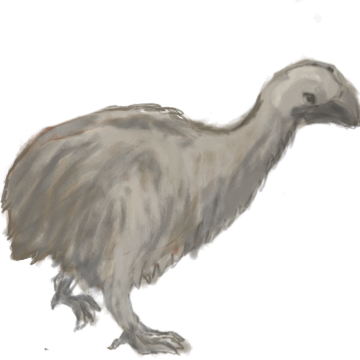
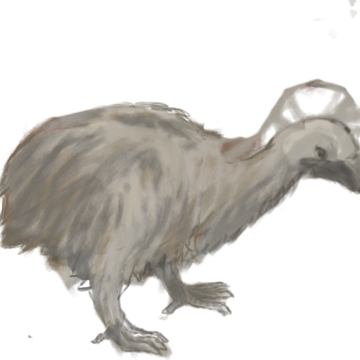
Comparing the layer stacks of the two (360, 360) images. Changes:
added group "Frame2" (1st of 2, in "Eat") with 14 layers in group "Eat" over (0, 0, 360, 360)
added layer "Copy of Paint Layer 3" (1st of 27, in "Eat" › "Frame2") in group "Frame2" over (0, 0, 360, 360)
added layer "Copy of Paint Layer 3" (2nd of 27, in "Eat" › "Frame2") in group "Frame2" over (0, 64, 360, 360)
added layer "Copy of Paint Layer 3" (3rd of 27, in "Eat" › "Frame2") in group "Frame2" over (0, 0, 360, 360)
added layer "Copy of Paint Layer 3" (4th of 27, in "Eat" › "Frame2") in group "Frame2" over (125, 64, 360, 320)
added layer "Copy of Paint Layer 3" (5th of 27, in "Eat" › "Frame2") in group "Frame2" over (128, 0, 360, 256)
added layer "Copy of Paint Layer 3" (6th of 27, in "Eat" › "Frame2") in group "Frame2" over (128, 0, 360, 256)
added layer "Copy of Paint Layer 3" (7th of 27, in "Eat" › "Frame2") in group "Frame2" over (0, 0, 360, 360)
added layer "Copy of Paint Layer 3" (8th of 27, in "Eat" › "Frame2") in group "Frame2" over (128, 64, 360, 320)
added layer "03_sketch" (2nd of 4, in "Eat" › "Frame2") in group "Frame2" over (0, 0, 360, 360)
moved "Copy of Paint Layer 3" (9th of 27, in "Eat" › "Frame1") into group "Frame1", painted on it over (0, 0, 360, 360)
moved "Copy of Paint Layer 3" (10th of 27, in "Eat" › "Frame1") into group "Frame1", painted on it over (0, 0, 360, 360)
moved "Copy of Paint Layer 3" (11th of 27, in "Eat" › "Frame1") into group "Frame1" over (0, 0, 360, 360)
moved "Copy of Paint Layer 3" (12th of 27, in "Eat" › "Frame1") into group "Frame1", painted on it over (64, 0, 360, 320)
moved "Paint Layer 5" (3rd of 4, in "Eat" › "Frame1") into group "Frame1" over (0, 0, 360, 320)
moved "Copy of Paint Layer 3" (13th of 27, in "Eat" › "Frame1") into group "Frame1" over (0, 0, 360, 360)
moved "03_sketch" (3rd of 4, in "Eat" › "Frame1") into group "Frame1", painted on it over (0, 0, 360, 360)
showed group "WALK" (30 layers) over (0, 0, 360, 360)
…and 5 more changes (5 added)
